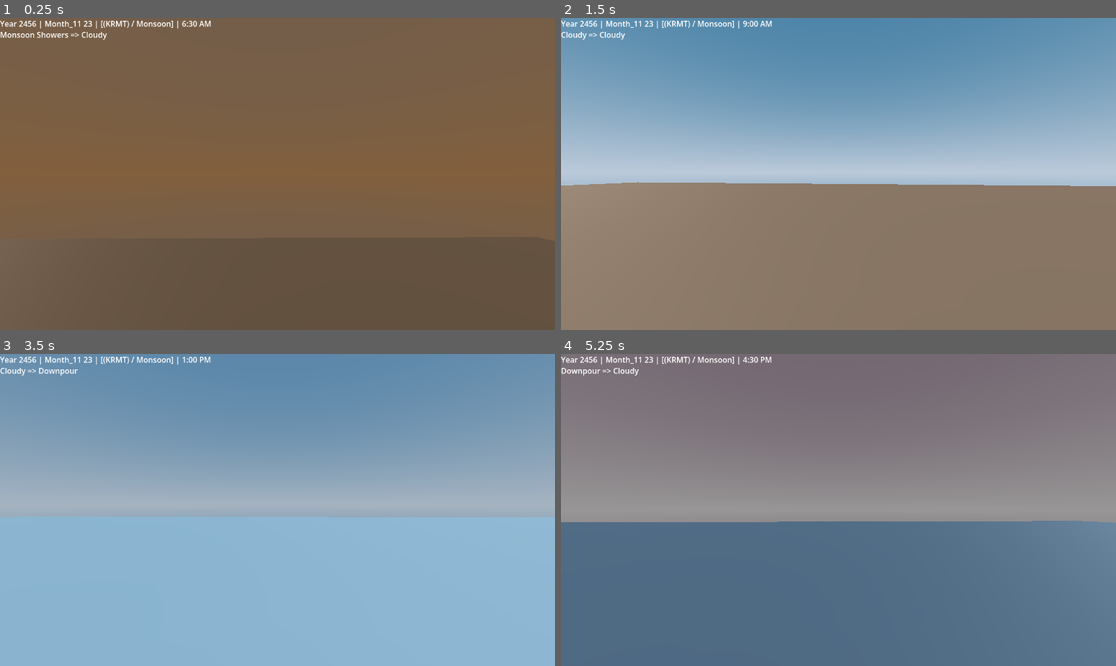
Above: before the commit, frames 1-4 (two rows, left to right).
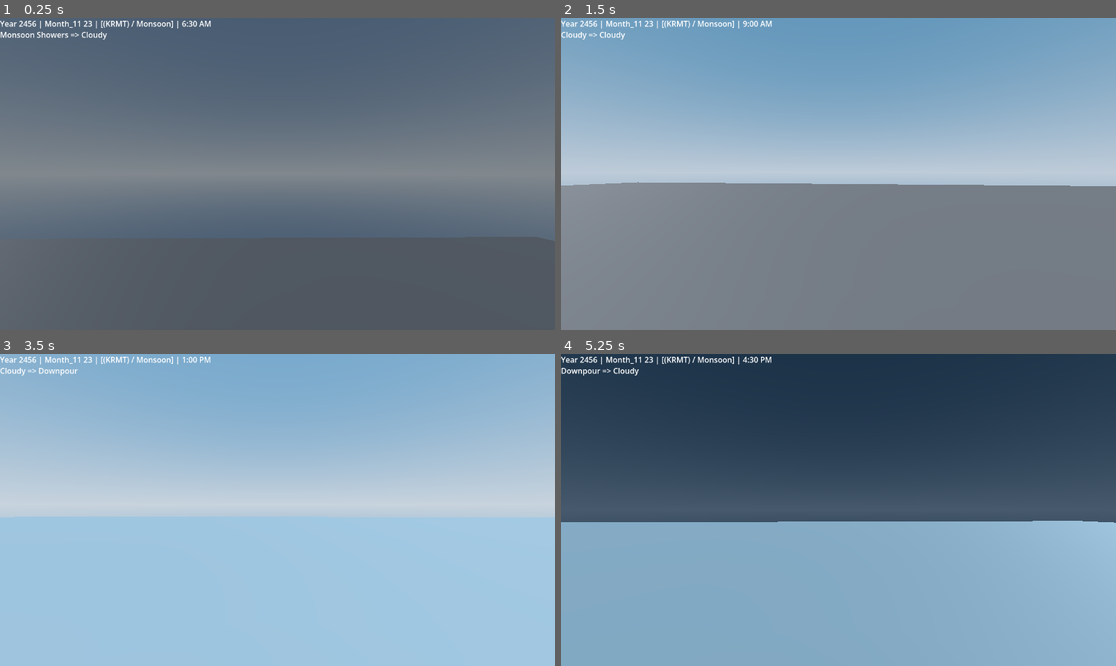
Above: after the commit, the same moments.

Repository: berukyilma111-svg/Low_Open_World
Game: Godot game, scene res://level.tscn
The game is run twice, just before and just after one commit, with the same random seed, the same clock (stepped at 60 frames per second) and the same inputs. The project has no main scene, so this scene is started directly.
Inputs (mouse positions are in pixels of both pictures, inside the frame that each line leads up to):
- Up to frame 1 (0.25 s): no input
- Up to frame 2 (1.5 s): move the mouse to (866, 174) at 0.52 s; hold Shift (PaceUp) from 0.53 s (still down); tap Space (Jump) at 0.77 s; move the mouse to (810, 174) at 1.27 s
- Up to frame 3 (3.5 s): keep holding Shift (PaceUp); tap Space (Jump) at 1.52, 3.02 s; move the mouse to (288, 503) at 2.02 s; move the mouse to (271, 516) at 2.77 s
- Up to frame 4 (5.25 s): keep holding Shift (PaceUp); move the mouse to (877, 513) at 3.52 s; tap Space (Jump) at 3.77, 4.52 s; move the mouse to (794, 506) at 4.27 s; move the mouse to (844, 510) at 5.02 s

The runs differ from the first frame. In frame 1, 100% of the frame differs, in the area x 0-100%, y 0-100%; in frame 2, 47%; in frame 3, 52%; in frame 4, 100%.

Commit message:
Key sky colours to the sun's height instead of the clock
Day owns the sky while the sun is up and Night while it is down; both pick
colours by sun altitude (sunset at 0, golden hour, blue hour, twilight) and
re-aim the blend every half hour, so sunrise and sunset colours land when the
sun actually crosses the horizon and shift with the season. Clear weather no
longer overlays the palette.

Co-Authored-By: Claude Opus 5.5 <noreply@anthropic.com>
Claude-Session: https://claude.ai/code/session_017hwq6HUunuH9DYVvZhLEAr

Diff:
--- a/world-test-low/Sky_System/day.gd
+++ b/world-test-low/Sky_System/day.gd
@@ -1,14 +1,17 @@
 class_name DayScript
 extends SkyFeed
-## Owns the sky from sunrise (6:30) to sunset (18:00): the sun's path over the day and year,
+## Owns the sky while the sun is up, from sunrise to sunset: the sun's path over the day and year,
 ## sunlight strength, and the daytime sky colours with the weather overlay applied.
 
-const SUNRISE := 6.5
-const SUNSET := 18.0
-
-# Daytime sky at 6:00, 9:00, 12:00, 15:00, 18:00
-const TOP: Array[Color] = [Color(0.86, 0.638, 0.43), Color(0.022, 0.368, 0.609), Color(0.335, 0.68, 0.99), Color(0.18, 0.52, 0.8), Color(0.93, 0.52, 0.441)]
-const HORIZON: Array[Color] = [Color(0.861, 0.522, 0.212), Color(0.75, 0.84, 0.97), Color(0.874, 0.936, 0.999), Color(0.81, 0.88, 0.96), Color(0.988, 0.755, 0.554)]
+# Sky at the horizon (0 degrees) when the sun rises and when it sets
+const DAWN_TOP := Color(0.86, 0.638, 0.43)
+const DAWN_HORIZON := Color(0.861, 0.522, 0.212)
+const DUSK_TOP := Color(0.93, 0.52, 0.441)
+const DUSK_HORIZON := Color(0.988, 0.755, 0.554)
+# Then by sun height in degrees: golden hour, morning/afternoon, midday
+const ALTITUDES: Array[float] = [0.0, 6.0, 20.0, 60.0]
+const TOP: Array[Color] = [Color(0.4, 0.45, 0.6), Color(0.022, 0.368, 0.609), Color(0.335, 0.68, 0.99)]
+const HORIZON: Array[Color] = [Color(0.97, 0.78, 0.55), Color(0.75, 0.84, 0.97), Color(0.874, 0.936, 0.999)]
 
 @export var sun: DirectionalLight3D
 ## How much cloudy, rainy, foggy or dusty weather cuts sunlight.
@@ -24,43 +27,34 @@
 var is_day: bool:
 	get: return active
 
-var _tilt_bias_v: Vector2
-var _tilt_tan: float
-var _equation_of_time: float
 var _climate: float
 var _sun_distance: float
 var _last_intensity := -1
 var _sent_state := Vector3(-1.0, -1.0, -1.0)
 
-func _ready() -> void:
+# Seasonal sunlight only moves once a day.
+func _on_day_changed() -> void:
 	super()
-	time.day_changed.connect(_on_day_changed)
-
-# Earth's tilt, equation of time and seasonal sunlight only move once a day.
-func _on_day_changed() -> void:
 	var orbit := TAU / time.year_length()
 	var d := float(time.day_of_year)
-	var tilt := 0.4092797 * sin(orbit * (d - 192.0))
-	_tilt_bias_v = _tilt_bias(tilt)
-	_tilt_tan = tan(tilt)
-	var eq := orbit * (d + 173.0)
-	_equation_of_time = (9.87 * sin(2.0 * eq) - 7.53 * cos(eq) - 1.5 * sin(eq)) * 0.000694444444
 	_climate = 0.5 + 0.5 * cos(orbit * (d - 105.0))
 	# Earth is closest to the sun in early January (day ~115 of the Ethiopian year): the disc looks ~3% bigger
 	_sun_distance = 1.0 + 0.017 * cos(orbit * (d - 115.0))
 
 func _owns(hour: float) -> bool:
-	return hour >= SUNRISE and hour < SUNSET
+	return sun_altitude(hour) >= HORIZON_ALTITUDE
 
 func _target(hour: float, w: int) -> Array:
+	var alt := sun_altitude(hour)
+	var dawn := hour < 12.0
 	var o: Array = weather.data(w)
-	var top := _palette(TOP, hour - 6.0).lerp(o[WeatherScript.TOP], o[WeatherScript.WEIGHT])
-	var horizon := _palette(HORIZON, hour - 6.0).lerp(o[WeatherScript.HORIZON], o[WeatherScript.WEIGHT])
+	var top := _curve(ALTITUDES, DAWN_TOP if dawn else DUSK_TOP, TOP, alt).lerp(o[WeatherScript.TOP], o[WeatherScript.WEIGHT])
+	var horizon := _curve(ALTITUDES, DAWN_HORIZON if dawn else DUSK_HORIZON, HORIZON, alt).lerp(o[WeatherScript.HORIZON], o[WeatherScript.WEIGHT])
 	return [top, horizon]
 
 func _track() -> void:
 	var tod := time.time_of_day()
-	var angle := (tod + _equation_of_time - 0.5) * TAU
+	var angle := _sun_angle(time.hours())
 	var c := cos(angle)
 	var sun_f := clampf(sin(tod * PI), 0.0, 1.0)
 	var overcast := weather.has_flag(WeatherScript.DIMMING_FLAGS)
@@ -73,8 +67,8 @@
 	var heat := 1.0 if weather.has_flag(WeatherScript.Flag.HEAT) else 0.5 if time.season == 1 else 0.0
 	var haze: float = weather.data(weather.current)[WeatherScript.WEIGHT] if weather.has_flag(WeatherScript.Flag.DUST | WeatherScript.Flag.FOG) else 0.0
 	if sun:
-		sun.rotation.x = _altitude(_tilt_bias_v, c)
-		sun.rotation.y = _azimuth(angle, c, _tilt_tan)
+		sun.rotation.x = _altitude(_sun_bias, c)
+		sun.rotation.y = _azimuth(angle, c, _sun_tilt_tan)
 		var dim := 1.0 - weather_dimming if overcast else 1.0
 		sun.light_energy = lerpf(0.01, 0.8 * _climate * dim, sun_f) * (1.0 + glare_light * glare)
 	# Each send re-renders the sky's lighting, so only send when a value moves by 1/64
--- a/world-test-low/Sky_System/night.gd
+++ b/world-test-low/Sky_System/night.gd
@@ -1,15 +1,16 @@
 class_name NightScript
 extends SkyFeed
-## Owns the sky from sunset (18:00) to sunrise (6:30): the moon's path, phase and size over the
-## month and year, and the night sky colours with the weather overlay and airglow applied.
+## Owns the sky while the sun is down, from sunset to sunrise: the moon's path, phase and size over
+## the month and year, and the night sky colours with the weather overlay and airglow applied.
 
 const SYNODIC_MONTH_DAYS := 29.53059
 const ANOMALISTIC_MONTH_DAYS := 27.55
 
-# Night sky at 18:00, 21:00, 0:00, 3:00, 6:00, and how dark each point is (0 = untouched, 1 = full night)
-const TOP: Array[Color] = [Color(0.93, 0.52, 0.441), Color(0.06, 0.052, 0.223), Color(0.065, 0.058, 0.227), Color(0.0, 0.14, 0.25), Color(0.86, 0.638, 0.43)]
-const HORIZON: Array[Color] = [Color(0.988, 0.755, 0.554), Color(0.193, 0.183, 0.526), Color(0.006, 0.045, 0.214), Color(0.23, 0.23, 0.37), Color(0.861, 0.522, 0.212)]
-const DARKNESS: Array[float] = [0.0, 1.0, 1.0, 1.0, 0.5]
+# Night sky by how far the sun is below the horizon, in degrees: the sunset/sunrise colours at 0
+# (shared with DayScript), then blue hour, nautical twilight and full night.
+const DEPTHS: Array[float] = [0.0, 6.0, 12.0, 18.0]
+const TOP: Array[Color] = [Color(0.16, 0.2, 0.42), Color(0.05, 0.07, 0.2), Color(0.015, 0.018, 0.06)]
+const HORIZON: Array[Color] = [Color(0.55, 0.38, 0.5), Color(0.12, 0.12, 0.3), Color(0.03, 0.04, 0.1)]
 # Airglow sits in the same band as the horizon, so it is mixed into the horizon colour.
 const AIRGLOW := Color(0.12, 0.42, 0.32)
 
@@ -21,34 +22,30 @@
 var is_night: bool:
 	get: return active
 
-var _earth_tilt: float
 var _sent_direction := Vector3.ZERO
 var _step_cos: float
 
 func _ready() -> void:
 	super()
 	_step_cos = cos(deg_to_rad(moon_step_degrees))
-	time.day_changed.connect(_on_day_changed)
-
-func _on_day_changed() -> void:
-	_earth_tilt = 0.4092797 * sin(TAU / time.year_length() * (time.day_of_year - 192.0))
 
 func _owns(hour: float) -> bool:
-	return hour >= DayScript.SUNSET or hour < DayScript.SUNRISE
+	return sun_altitude(hour) < HORIZON_ALTITUDE
 
 func _target(hour: float, w: int) -> Array:
-	var since_dusk := fposmod(hour - DayScript.SUNSET, 24.0)
-	var dark := _darkness(since_dusk)
+	var depth := -sun_altitude(hour)
+	var dawn := hour < 12.0
+	var dark := clampf(depth / 18.0, 0.0, 1.0)
 	var o: Array = weather.data(w)
 	var weight: float = o[WeatherScript.WEIGHT] * (1.0 - dark * 0.85)
-	var top := _palette(TOP, since_dusk).darkened(dark * 0.72).lerp(o[WeatherScript.TOP].darkened(dark * 0.8), weight)
-	var horizon := _palette(HORIZON, since_dusk).darkened(dark * 0.68).lerp(o[WeatherScript.HORIZON].darkened(dark * 0.78), weight)
+	var top := _curve(DEPTHS, DayScript.DAWN_TOP if dawn else DayScript.DUSK_TOP, TOP, depth).lerp(o[WeatherScript.TOP].darkened(dark * 0.8), weight)
+	var horizon := _curve(DEPTHS, DayScript.DAWN_HORIZON if dawn else DayScript.DUSK_HORIZON, HORIZON, depth).lerp(o[WeatherScript.HORIZON].darkened(dark * 0.78), weight)
 	return [top, horizon + AIRGLOW * dark * (1.0 - o[WeatherScript.WEIGHT]) * 0.15]
 
 func _track() -> void:
 	var tod := time.time_of_day()
 	var t := time.total_days + tod
-	var tilt := -_earth_tilt + 0.0897 * sin(t * 0.22997)
+	var tilt := -_sun_tilt + 0.0897 * sin(t * 0.22997)
 	var phase := fmod(t, SYNODIC_MONTH_DAYS) / SYNODIC_MONTH_DAYS
 	var angle := (tod - phase - 1.0) * TAU
 	var c := cos(angle)
@@ -68,7 +65,3 @@
 	sky.set_shader_parameter("moon_phase", phase)
 	sky.set_shader_parameter("moon_angular_size", moon_base_angular_size * swing)
 	sky.set_shader_parameter("moon_direction", direction)
-
-static func _darkness(since_dusk: float) -> float:
-	var i := clampi(int(since_dusk / TimeScript.STOP_HOURS), 0, DARKNESS.size() - 2)
-	return lerpf(DARKNESS[i], DARKNESS[i + 1], clampf(since_dusk / TimeScript.STOP_HOURS - i, 0.0, 1.0))
--- a/world-test-low/Sky_System/sky_feed.gd
+++ b/world-test-low/Sky_System/sky_feed.gd
@@ -1,8 +1,9 @@
 class_name SkyFeed
 extends Node
-## Shared by DayScript and NightScript: the geography for a body crossing the sky, and the one
-## way to hand the sky shader a "from -> to" state. Whichever script owns the current hour feeds
-## the shader; at a handover the new owner starts from whatever is on screen, so nothing snaps.
+## Shared by DayScript and NightScript: the geography for a body crossing the sky, where the sun
+## is on any given hour, and the one way to hand the sky shader a "from -> to" state. Whichever
+## script owns the current hour (sun up = Day, sun down = Night) feeds the shader; at a handover
+## the new owner starts from whatever is on screen, so nothing snaps.
 
 @export var time: TimeScript
 @export var weather: WeatherScript
@@ -12,8 +13,13 @@
 @export var latitude: float = 10.7058
 @export_range(0, 360) var north_offset_degrees: float = 0.0
 
-## How many distinct blend values the shader gets per 3-hour stop. Each change re-renders the sky.
-@export_range(16, 1024) var blend_steps: int = 128
+## How many distinct blend values the shader gets per sky step. Each change re-renders the sky.
+@export_range(4, 256) var blend_steps: int = 24
+
+# The sky colour is re-aimed every half hour so it follows the sun's height through sunrise and sunset.
+const SKY_STEP_HOURS := 0.5
+# The sun's centre is this far below the horizon when its top edge disappears.
+const HORIZON_ALTITUDE := -0.833
 
 static var shown_top: Color
 static var shown_horizon: Color
@@ -29,6 +35,11 @@
 var _start_hour: float
 var _end_hour: float
 var _last_step := -1
+# Sun geometry for the current day
+var _sun_tilt: float
+var _sun_bias: Vector2
+var _sun_tilt_tan: float
+var _equation_of_time: float
 
 func _ready() -> void:
 	var lat := deg_to_rad(latitude)
@@ -36,8 +47,26 @@
 	_lat_cos = cos(lat)
 	_north = deg_to_rad(north_offset_degrees)
 	sky = world_env.environment.sky.sky_material as ShaderMaterial
+	time.day_changed.connect(_on_day_changed)
 	time.minute_ticked.connect(_on_minute)
 	weather.weather_changed.connect(_on_weather_changed)
+
+# Earth's tilt and the equation of time only move once a day.
+func _on_day_changed() -> void:
+	var orbit := TAU / time.year_length()
+	var d := float(time.day_of_year)
+	_sun_tilt = 0.4092797 * sin(orbit * (d - 192.0))
+	_sun_bias = _tilt_bias(_sun_tilt)
+	_sun_tilt_tan = tan(_sun_tilt)
+	var eq := orbit * (d + 173.0)
+	_equation_of_time = (9.87 * sin(2.0 * eq) - 7.53 * cos(eq) - 1.5 * sin(eq)) * 0.000694444444
+
+func _sun_angle(hour: float) -> float:
+	return (hour / 24.0 + _equation_of_time - 0.5) * TAU
+
+## Degrees the sun is above (+) or below (-) the horizon at `hour` today.
+func sun_altitude(hour: float) -> float:
+	return rad_to_deg(asin(_sun_bias.x + _sun_bias.y * cos(_sun_angle(hour))))
 
 # --- Overridden by DayScript / NightScript ---
 func _owns(_hour: float) -> bool:
@@ -52,11 +81,14 @@
 # --- Sky feed ---
 func _on_minute() -> void:
 	_track()
-	var mine := _owns(time.hours())
+	var hour := time.hours()
+	var mine := _owns(hour)
 	if mine != active:
 		active = mine
 		if active:
 			_retarget()
+	elif active and (hour >= _end_hour or hour < _start_hour):
+		_retarget()
 	if active:
 		_push_blend()
 
@@ -66,12 +98,14 @@
 
 func _retarget() -> void:
 	_start_hour = time.hours()
-	_end_hour = (time.stop + 1) * TimeScript.STOP_HOURS
+	_end_hour = (floorf(_start_hour / SKY_STEP_HOURS) + 1.0) * SKY_STEP_HOURS
+	# The last step of a stop blends into the next stop's weather
+	var w := weather.upcoming if _end_hour >= (time.stop + 1) * TimeScript.STOP_HOURS else weather.current
 	if _shown_valid:
 		_from = [shown_top, shown_horizon]
 	else:
 		_from = _target(_start_hour, weather.current)
-	_to = _target(_end_hour, weather.upcoming)
+	_to = _target(fposmod(_end_hour, 24.0), w)
 	sky.set_shader_parameter("from_top", _from[0])
 	sky.set_shader_parameter("from_horizon", _from[1])
 	sky.set_shader_parameter("to_top", _to[0])
@@ -101,8 +135,11 @@
 func _azimuth(angle: float, cos_angle: float, tilt_tan: float) -> float:
 	return atan2(sin(angle), cos_angle * _lat_sin - tilt_tan * _lat_cos) + _north
 
-# Picks the palette segment that `hour` falls in, `hours_from_first` after the palette's first entry.
-static func _palette(colors: Array[Color], hours_from_first: float) -> Color:
-	var i := clampi(int(hours_from_first / TimeScript.STOP_HOURS), 0, colors.size() - 2)
-	var t := clampf(hours_from_first / TimeScript.STOP_HOURS - i, 0.0, 1.0)
-	return colors[i].lerp(colors[i + 1], t)
+# Colour at `x` along a curve: `first` sits at keys[0], `rest` at the following keys (ascending).
+static func _curve(keys: Array[float], first: Color, rest: Array[Color], x: float) -> Color:
+	if x <= keys[1]:
+		return first.lerp(rest[0], clampf(inverse_lerp(keys[0], keys[1], x), 0.0, 1.0))
+	for i in range(1, keys.size() - 1):
+		if x <= keys[i + 1]:
+			return rest[i - 1].lerp(rest[i], inverse_lerp(keys[i], keys[i + 1], x))
+	return rest[-1]
--- a/world-test-low/Sky_System/weather.gd
+++ b/world-test-low/Sky_System/weather.gd
@@ -13,7 +13,7 @@
 
 # [name, top overlay, horizon overlay, overlay weight, roll chance, allowed from hour, allowed to hour (-1 = any), flags]
 const TYPES = {
-	Type.CLEAR: ["Clear", Color(0.44, 0.729, 1.0), Color(0.89, 0.646, 0.347), 0.6, 100, -1.0, -1.0, 0],
+	Type.CLEAR: ["Clear", Color(0.44, 0.729, 1.0), Color(0.89, 0.646, 0.347), 0.0, 100, -1.0, -1.0, 0],
 	Type.CLOUDY: ["Cloudy", Color(0.357, 0.404, 0.451), Color(0.498, 0.549, 0.6), 0.6, 70, -1.0, -1.0, Flag.CLOUDS],
 	Type.DRIZZLE: ["Drizzle", Color(0.3, 0.35, 0.4), Color(0.4, 0.45, 0.5), 0.75, 45, -1.0, -1.0, Flag.CLOUDS | Flag.RAIN],
 	Type.MONSOON: ["Monsoon Showers", Color(0.2, 0.25, 0.3), Color(0.3, 0.35, 0.4), 0.85, 35, -1.0, -1.0, Flag.CLOUDS | Flag.RAIN | Flag.WIND],
